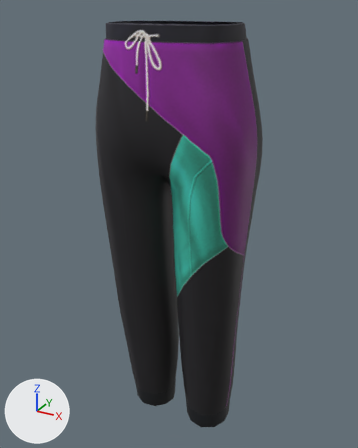
Renders of the FBX model Assets/Store Items Addressables/Pants/Dress/19Jan23/Girl_Costumes-20230119T063726Z-001/Girl_Costumes/Girl_Pants_097.fbx from each side of a commit.
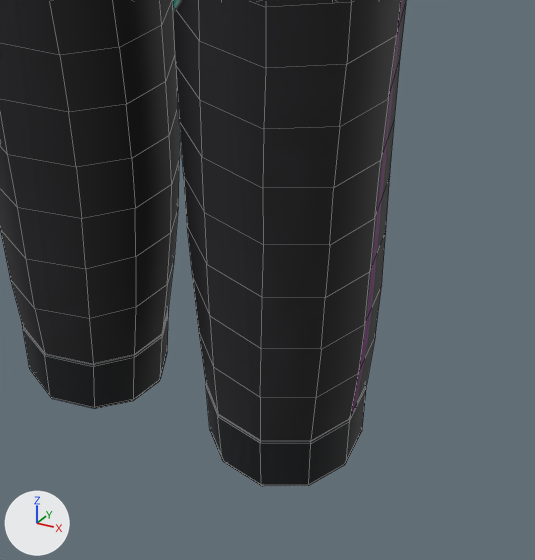
Each version is shown whole from a 50 mm lens placed at (0.383, -0.687, 0.863), pointed at (-0.009, 0.025, 0.507), then close up on the part from 36% to 77% of the width and 66% to 100% of the height. Arrows for +X, +Y and +Z are at lower left; the lights stay in place. The close-ups show mesh edges as thin lines. Where no turn or scale is listed for an object, it has been applied to the vertices.

Before the edit, the objects in view are built like this:
```python
me_mesh = bpy.data.meshes.new('Mesh')
me_mesh.from_pydata(...)  # 773 vertices, 752 faces; spans x -0.139..0.139, y -0.089..0.114, z 0.103..0.841
me_mesh.materials.append(mat_girl_pants_097_mat)  # picture img_girl_pants_097_diffuse_png
ob_girl_pants_097 = bpy.data.objects.new('Girl_Pants_097', me_mesh)
ob_girl_pants_097.location = (0.0, 0.0, 0.0)
```
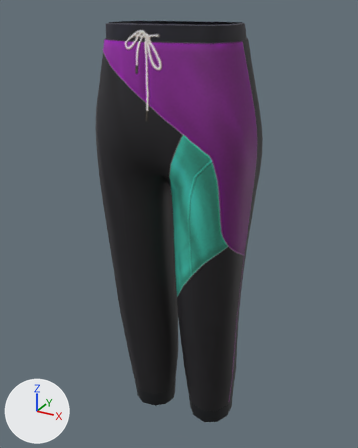
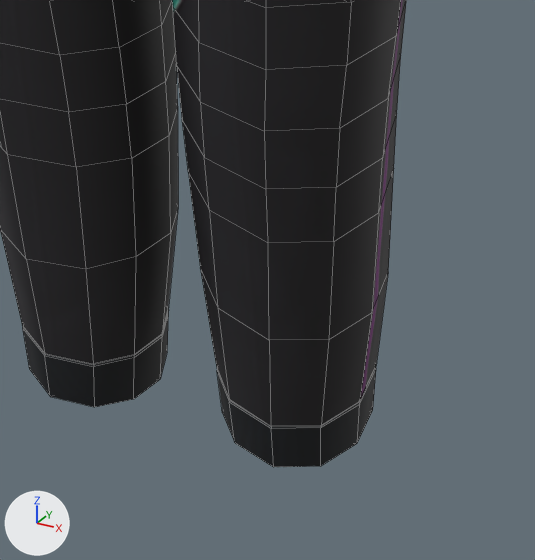
What differs and where, as boxes [x1, y1, x2, y2] in the close-ups (535 x 560 px):
'Girl_Pants_097', reshaped: before [0, 0, 407, 486]; after [0, 0, 407, 467]
part 1 of me_mesh, cut back: before [0, 0, 407, 486]; after [172, 0, 407, 243]
part 2 of me_mesh, surface changed: before [184, 178, 390, 298]; after [188, 169, 394, 340]

Edits to the bpy script that builds the scene:
```text
Change me_mesh:
    used by ob_girl_pants_097; location = (0.0, 0.0, 0.0)
    remove me_mesh.from_pydata(...)  # 773 vertices, 752 faces; spans x -0.139..0.139, y -0.089..0.114, z 0.103..0.841
    add me_mesh.from_pydata(...)  # 553 vertices, 532 faces; spans x -0.139..0.139, y -0.089..0.114, z 0.103..0.841
    me_mesh part 1: 91 vertices moved from x 0.007..0.118, y -0.054..0.069, z 0.139..0.4 to x 0.007..0.118, y -0.055..0.081, z 0.106..0.4; 165 vertices removed from x -0.131..0.131, y -0.069..0.071, z 0.103..0.54; 11 vertices added at x 0.025..0.095, y -0.001..0.075, z 0.103..0.106
    me_mesh part 2: 55 kept faces spanning x 0.008..0.115, y -0.037..0.081, z 0.106..0.29 get new texture (UV) coordinates
```
